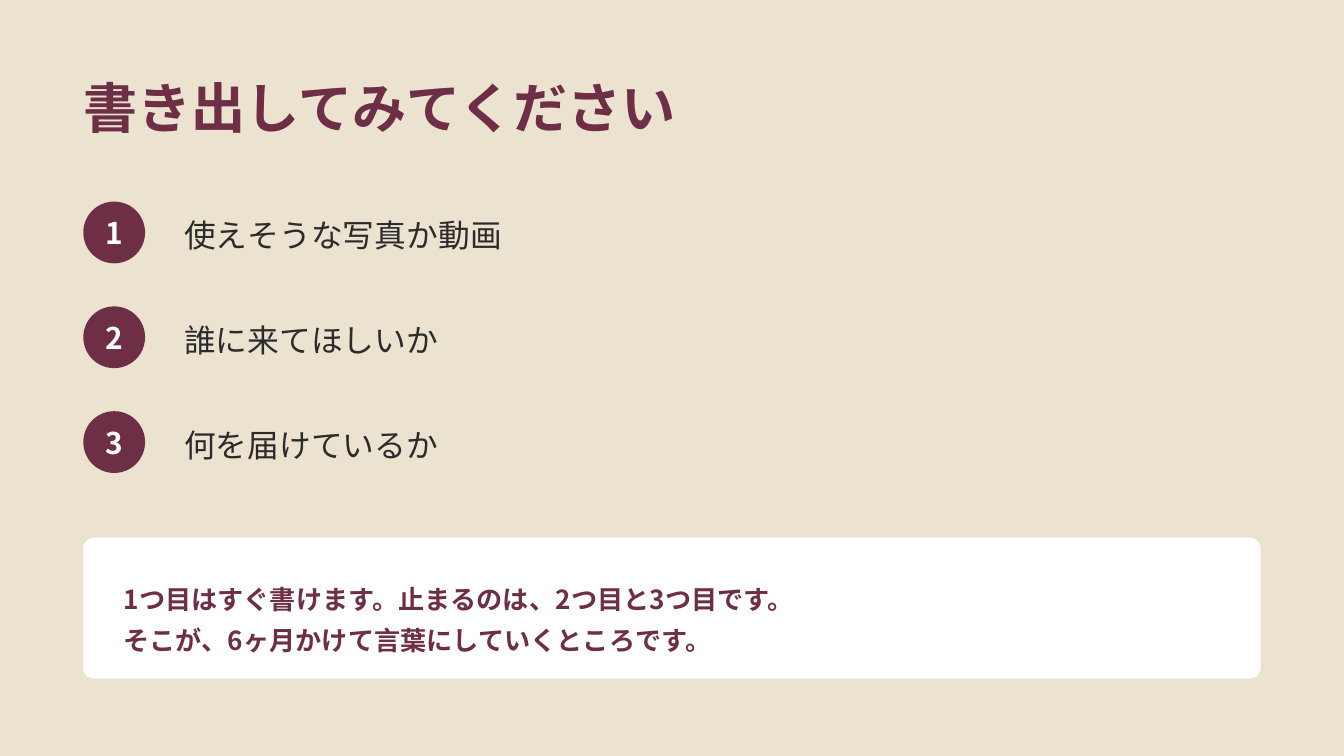
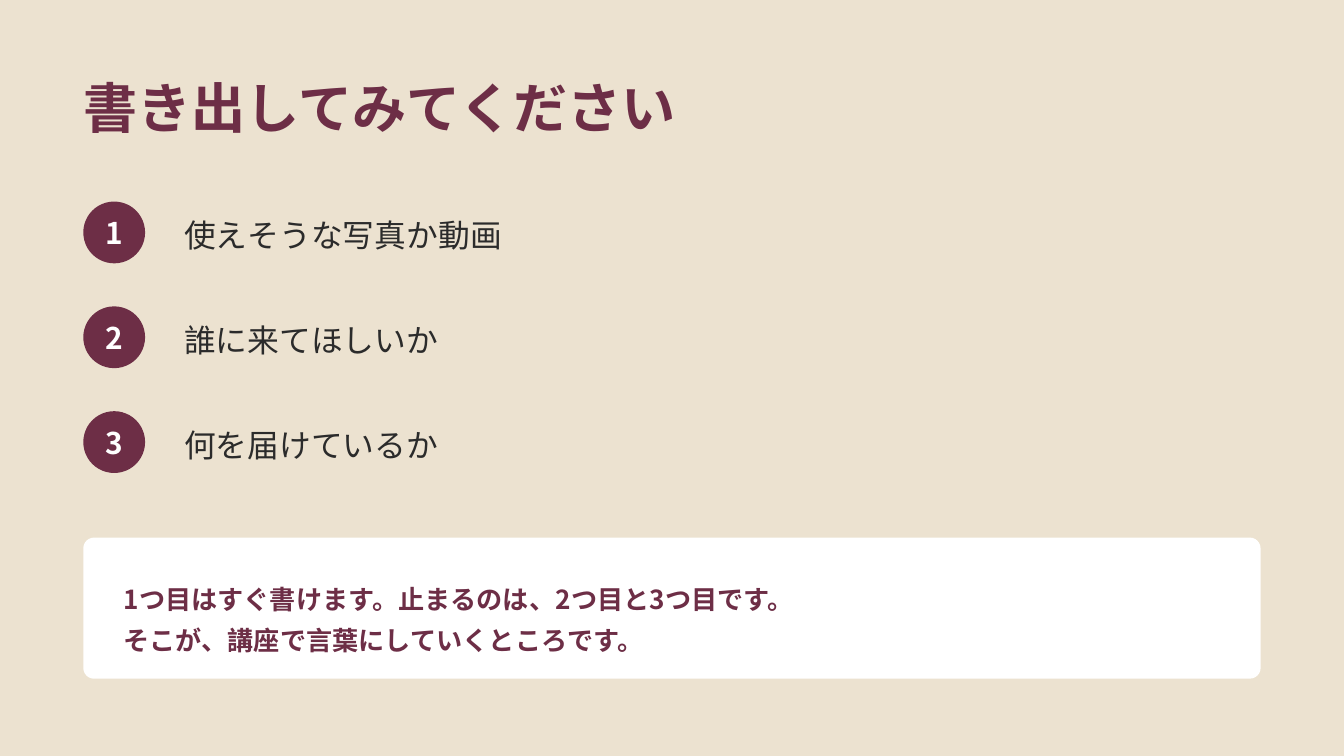
Before and after one commit to fashio17/potential-lamp, a slide deck: slide 15 of 運用/スライド/説明会_20260916.pptx. Drawn at 1344x756 pixels with LibreOffice and Linux fonts; fonts in the diff are those of the drawing. Boxes give left, top, right and bottom in pixels: in the first picture for what was removed or moved away, otherwise in the second. Text is boxed around its words. In the diff, an @@ line names an element or a change of style, - is before the commit and + after.

```diff
--- a/運用/スライド/説明会_20260916.pptx
+++ b/運用/スライド/説明会_20260916.pptx
@@ text at (x1=124, y1=627, x2=644, y2=653): text changed @@
-そこが、6ヶ月かけて言葉にしていくところです。
+そこが、講座で言葉にしていくところです。
```
Also in this commit, not shown: 7 other slides changed, 2 slides added, 2 slides removed, 2 other files.
